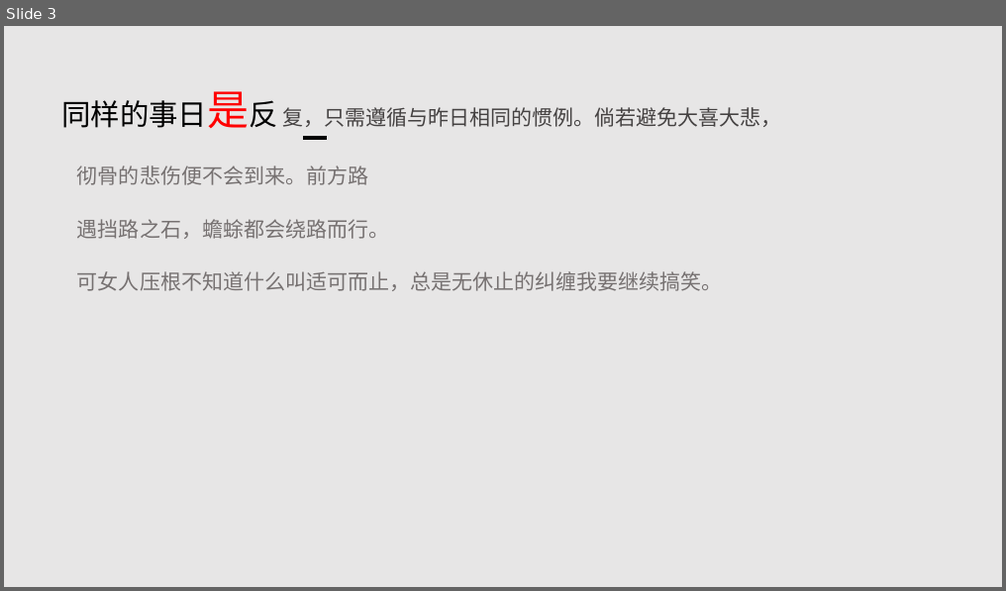
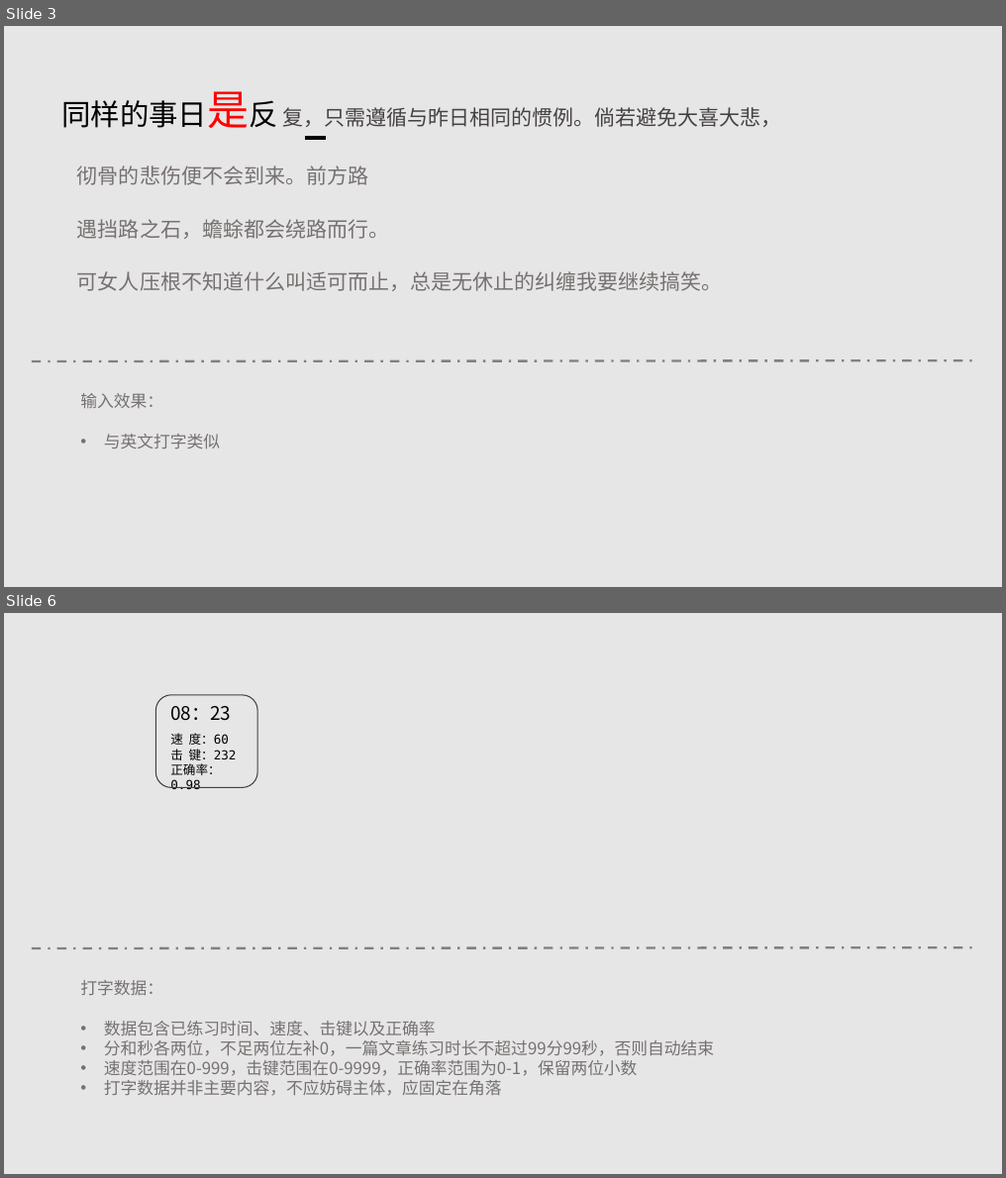
Before and after one commit to GitNealian/typen, a slide deck: about typen design.pptx. Shown one above the other, each under a label of ours: slide 3 before the commit, slides 3 and 6 after it; the slides between them are not shown. The pictures are 1006x591 and 1006x1178 pixels, drawn with LibreOffice and Linux fonts; fonts in the diff are those of the drawing. Boxes give left, top, right and bottom in pixels: in the first picture for what was removed or moved away, otherwise in the second. Text is boxed around its words. In the diff, an @@ line names an element or a change of style, - is before the commit and + after.

```diff
--- a/about typen design.pptx
+++ b/about typen design.pptx
@@ slide 6 added at (4,613,1002,1174), background #E7E6E6 @@
@@ rounded rectangle added at (156,695,257,788), outline #404040 1 pt @@
@@ text added at (170,706,231,721), 18 pt, text #000000 @@
+08：23
@@ text added at (170,733,237,789), 12 pt, text #000000 @@
+速 度：60
+击 键：232
+正确率：0.98
@@ line added from (32, 949) to (975, 948), #808080 2.25 pt dashed @@
@@ text added at (80,980,714,1096), 16 pt, text #767171 @@
+打字数据：
+• 数据包含已练习时间、速度、击键以及正确率
+• 分和秒各两位，不足两位左补0，一篇文章练习时长不超过99分99秒，否则自动结束
+• 速度范围在0-999，击键范围在0-9999，正确率范围为0-1，保留两位小数
+• 打字数据并非主要内容，不应妨碍主体，应固定在角落
@@ slide 3 changed as well @@
@@ line added from (32, 362) to (975, 361), #808080 2.25 pt dashed @@
@@ text added at (80,393,220,449), 16 pt, text #767171 @@
+输入效果：
+• 与英文打字类似
```
Also in this commit, not shown: 2 other slides changed, 2 other slides added, 1 other file.
